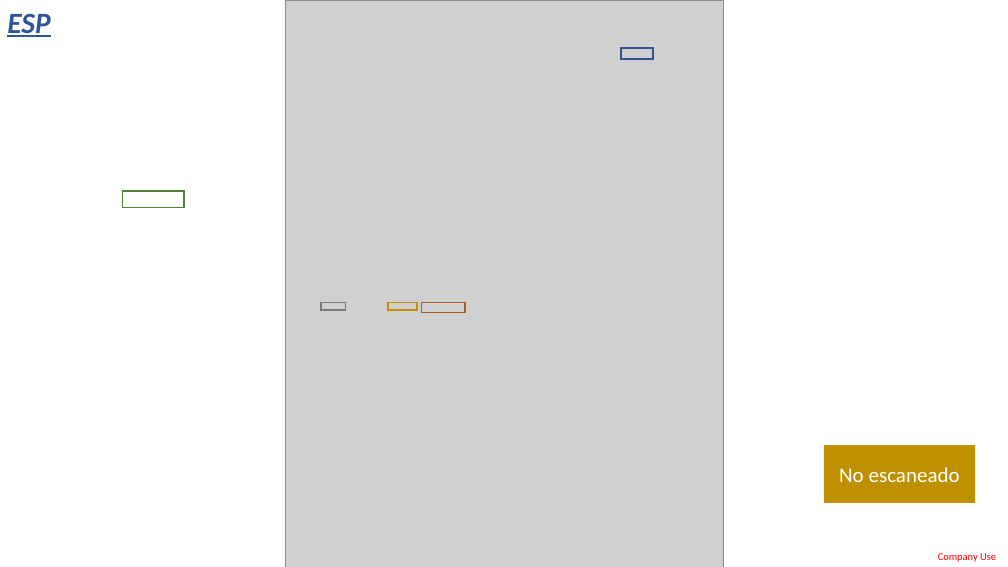
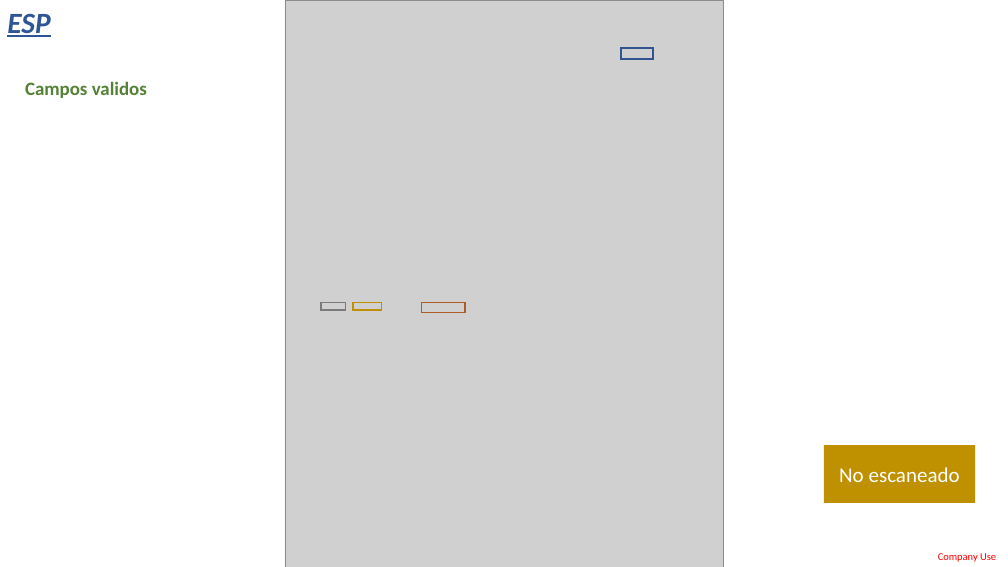
Before and after one commit to LobatoJaime/Bot-Creacion-de-Pedidos, a slide deck: slide 9 of AI_Engine/Info/ExtraccionDatos.pptx. Drawn at 1008x567 pixels with LibreOffice and Linux fonts; fonts in the diff are those of the drawing; grey boxes stand for pictures. Boxes give left, top, right and bottom in pixels: in the first picture for what was removed or moved away, otherwise in the second. Text is boxed around its words. In the diff, an @@ line names an element or a change of style, - is before the commit and + after.

```diff
--- a/AI_Engine/Info/ExtraccionDatos.pptx
+++ b/AI_Engine/Info/ExtraccionDatos.pptx
@@ text added at box(25, 81, 147, 98), 18 pt, text #548235, bold @@
+Campos validos
@@ rectangle removed at box(123, 191, 185, 207) @@
@@ rectangle: place and size @@
-rectangle at box(389, 302, 417, 310)
+rectangle at box(353, 302, 382, 310)
```
Also in this commit, not shown: 6 other files.
